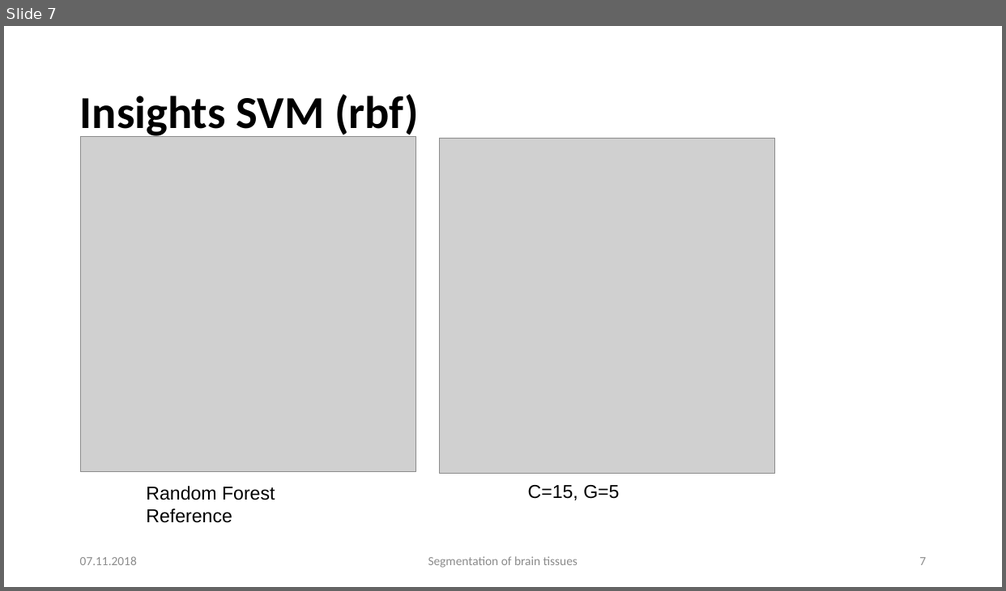
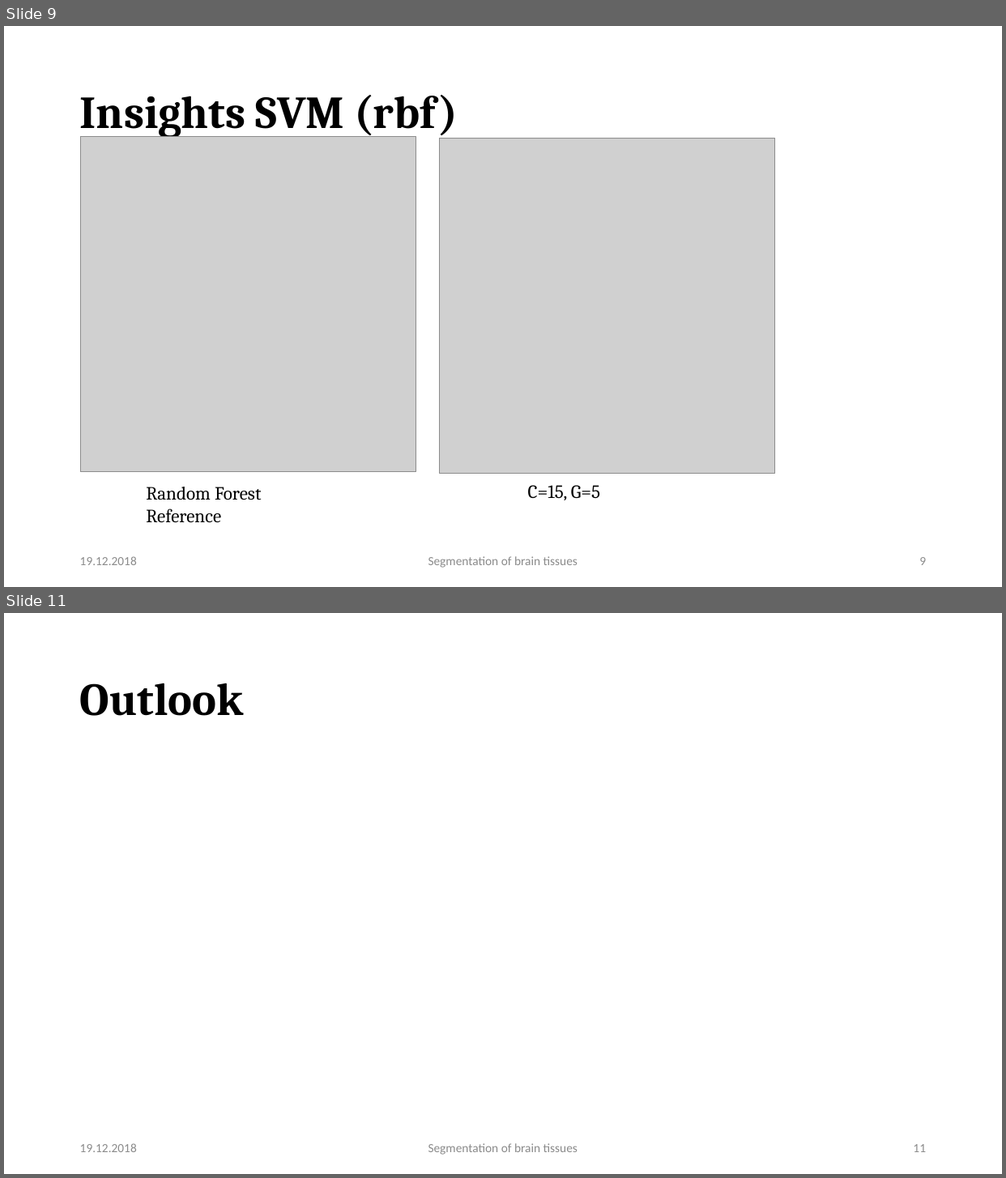
Before and after one commit to mhayoz/MIALab, a slide deck: Final Mialab.pptx. Shown one above the other, each under a label of ours: slide 7 before the commit, slides 9 and 11 after it; the slides between them are not shown. The pictures are 1006x591 and 1006x1178 pixels, drawn with LibreOffice and Linux fonts; fonts in the diff are those of the drawing; grey boxes stand for pictures; background and template pictures are left out. Boxes give left, top, right and bottom in pixels: in the first picture for what was removed or moved away, otherwise in the second. Text is boxed around its words. In the diff, an @@ line names an element or a change of style, - is before the commit and + after.

```diff
--- a/Final Mialab.pptx
+++ b/Final Mialab.pptx
@@ slide 11 added at bbox=[4, 613, 1002, 1174], background #FFFFFF @@
@@ text added at bbox=[80, 683, 244, 716], 44 pt, text #000000, bold @@
+Outlook
@@ text added at bbox=[80, 1144, 137, 1152], 12 pt, text #8B8B8B @@
+19.12.2018
@@ text added at bbox=[428, 1144, 577, 1155], 12 pt, text #8B8B8B @@
+Segmentation of brain tissues
@@ page number added at bbox=[913, 1144, 926, 1152], 12 pt, text #8B8B8B @@
+11
@@ what was slide 7 is now slide 9 @@
@@ slide 9 changed as well @@
@@ text "Insights SVM (rbf)" at bbox=[80, 95, 458, 138]: font Calibri to Cambria @@
@@ text "Random Forest" at bbox=[146, 487, 262, 523]: font Arial to Cambria @@
@@ text "C=15, G=5" at bbox=[528, 485, 600, 501]: font Arial to Cambria @@
@@ text at bbox=[80, 557, 137, 565]: text changed @@
-07.11.2018
+19.12.2018
@@ page number at bbox=[919, 557, 926, 565]: text changed @@
-7
+9
```
Also in this commit, not shown: 7 other slides changed, 2 other slides added.
